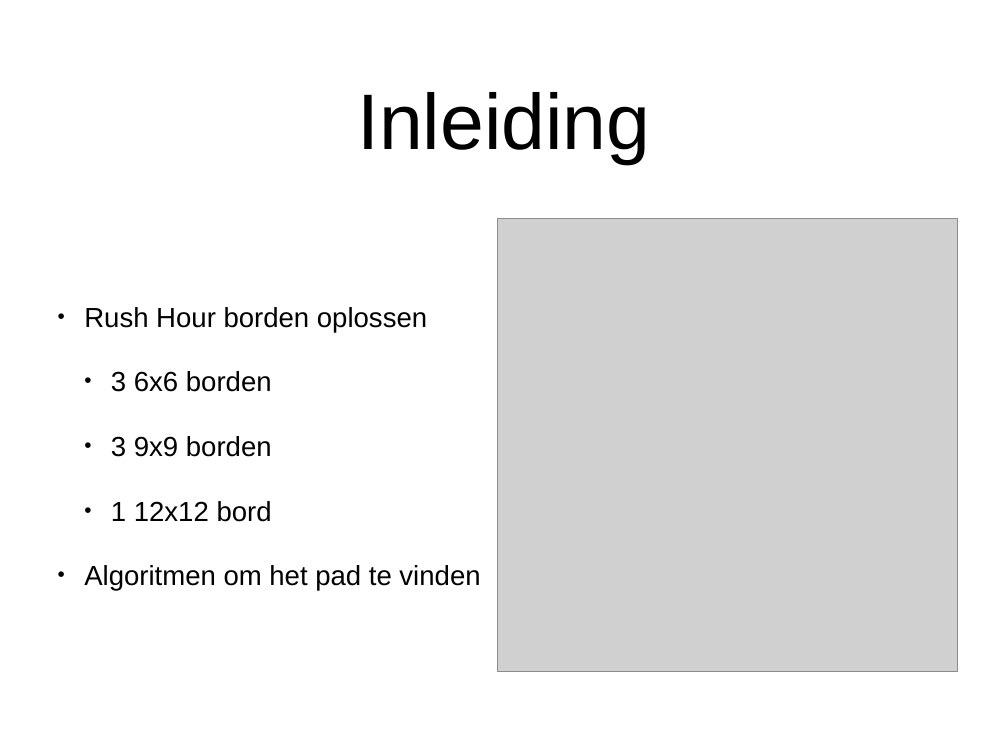
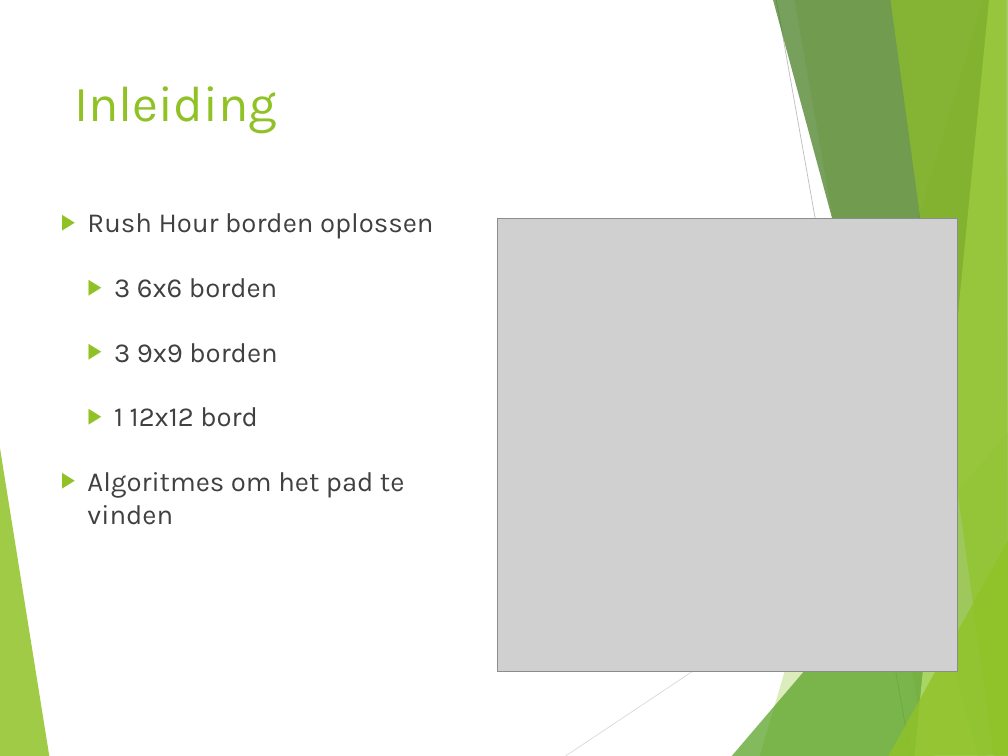
Before and after one commit to NicoleFS/Heuristieken_Rush_Hour, a slide deck: slide 2 of Presentatie Rush Hour pp.pptx. Drawn at 1008x756 pixels with LibreOffice and Linux fonts; fonts in the diff are those of the drawing; grey boxes stand for pictures. Boxes give left, top, right and bottom in pixels: in the first picture for what was removed or moved away, otherwise in the second. Text is boxed around its words. In the diff, an @@ line names an element or a change of style, - is before the commit and + after.

```diff
--- a/Presentatie Rush Hour pp.pptx
+++ b/Presentatie Rush Hour pp.pptx
@@ title "Inleiding": place and size @@
-title "Inleiding" at [357,92,650,164]
+title "Inleiding" at [74,86,277,133]
@@ title "Inleiding" at [74,86,277,133]: size 80 to 51.2 pt, font Arial to Karla, text colour #000000 to #90C226; alignment centre to left; vertical alignment middle to top @@
@@ text "Rush Hour borden oplossen" at [87,213,434,525]: vertical alignment middle to top @@
@@ text at [87,213,434,427]: font Arial to Karla, text colour #000000 to #404040 in "Rush Hour borden oplossen", "3 6x6 borden", "3 9x9 borden", "1 12x12 bord"; bullet • to ▶ @@
@@ text at [87,472,405,525]: text changed; font Arial to Karla; text colour #000000 to #404040 @@
-  • Algoritmen om het pad te vinden
+  ▶ Algoritmes om het pad te vinden
@@ group added at [0,0,1008,756]: 8 freeform shapes, 2 lines @@
```
Also in this commit, not shown: 7 other slides changed, 8 slides added, 2 slides removed, 1 other file.
